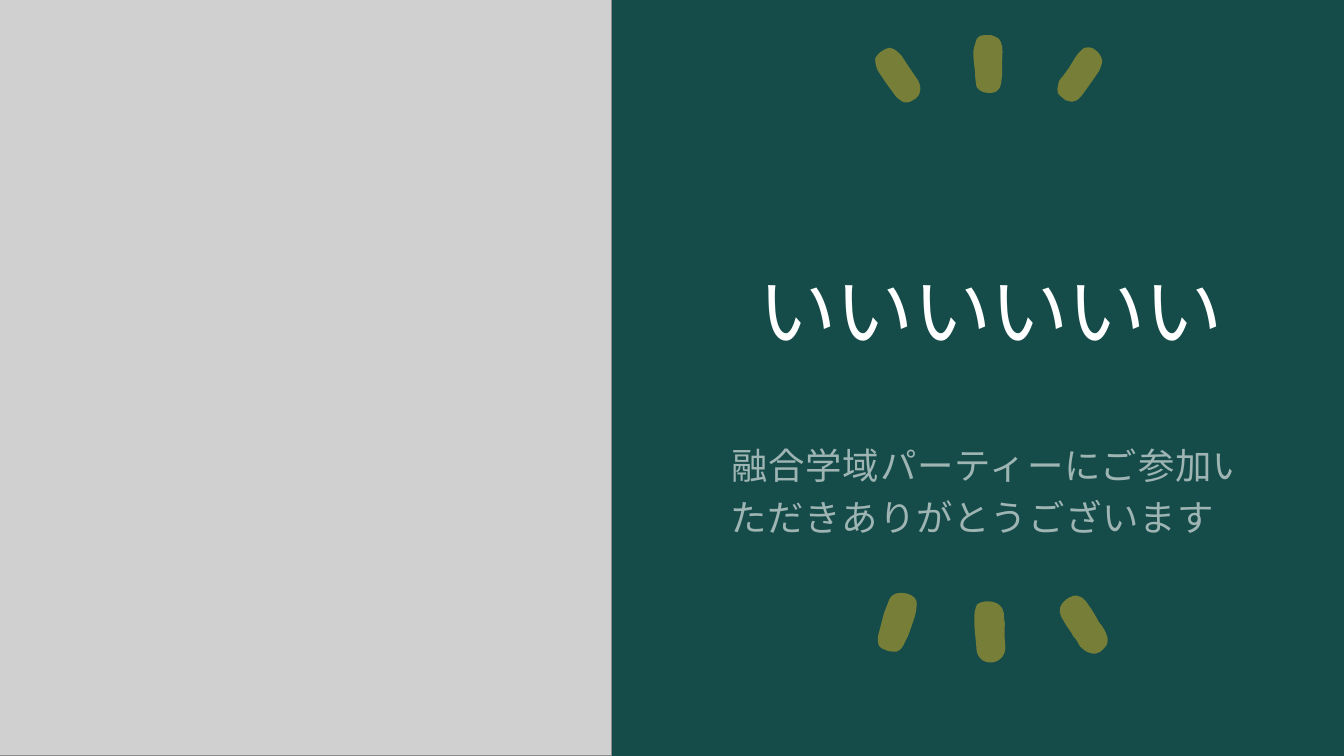
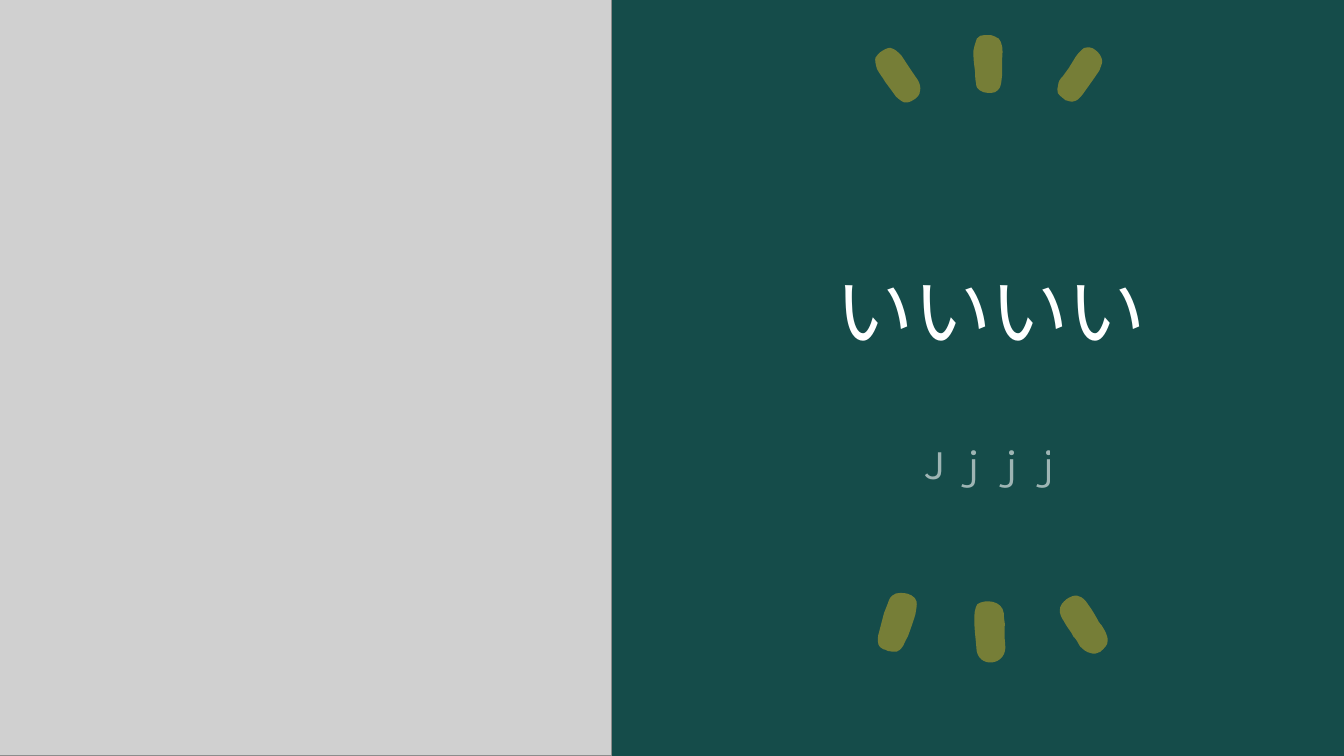
Before and after one commit to ogawa3427/utils, a slide deck: slide 1 of 2024answer/answer.pptx. Drawn at 1344x756 pixels with LibreOffice and Linux fonts; fonts in the diff are those of the drawing; grey boxes stand for pictures. Boxes give left, top, right and bottom in pixels: in the first picture for what was removed or moved away, otherwise in the second. Text is boxed around its words. In the diff, an @@ line names an element or a change of style, - is before the commit and + after.

Commit message:
jjj

```diff
--- a/2024answer/answer.pptx
+++ b/2024answer/answer.pptx
@@ title at bbox=[836, 285, 1146, 341]: text changed @@
-いいいいいい
+いいいい
@@ subtitle at bbox=[917, 450, 1065, 488]: text changed @@
-融合学域パーティーにご参加いただきありがとうございます！
+Ｊｊｊｊ
```
